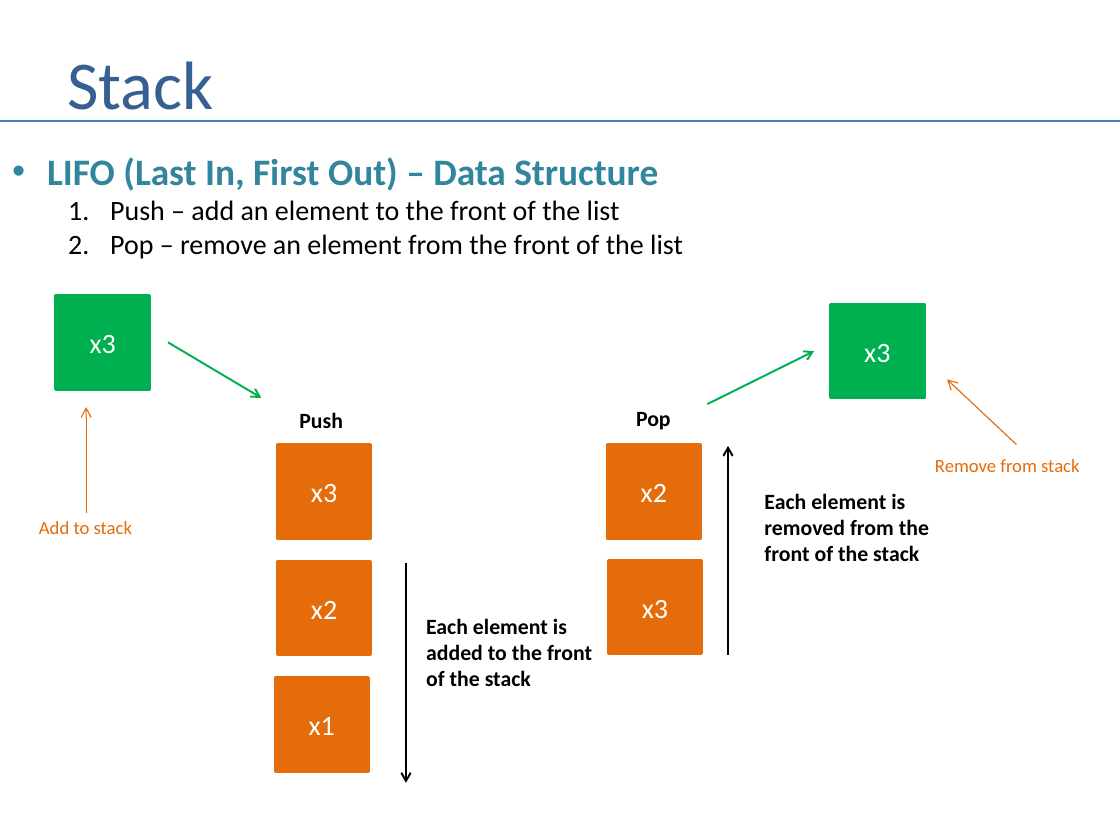
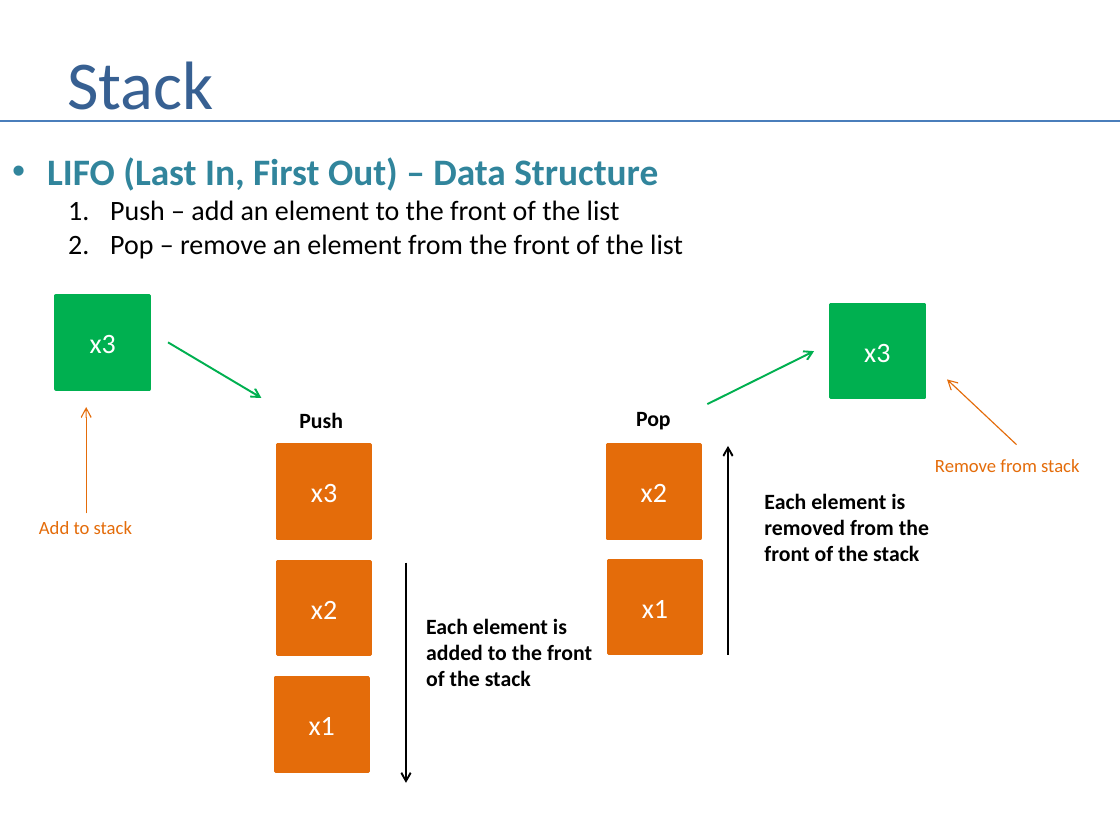
Before and after one commit to andrewferlitsch/Portland-Data-Science-Group, a slide deck: slide 22 of Presentations/Whiteboarding.pptx. Drawn at 1120x840 pixels with LibreOffice and Linux fonts; fonts in the diff are those of the drawing. Boxes give left, top, right and bottom in pixels: in the first picture for what was removed or moved away, otherwise in the second. Text is boxed around its words. In the diff, an @@ line names an element or a change of style, - is before the commit and + after.

Commit message:
fix typo

```diff
--- a/Presentations/Whiteboarding.pptx
+++ b/Presentations/Whiteboarding.pptx
@@ text in rectangle at [642, 600, 668, 618]: text changed @@
-x3
+x1
```
